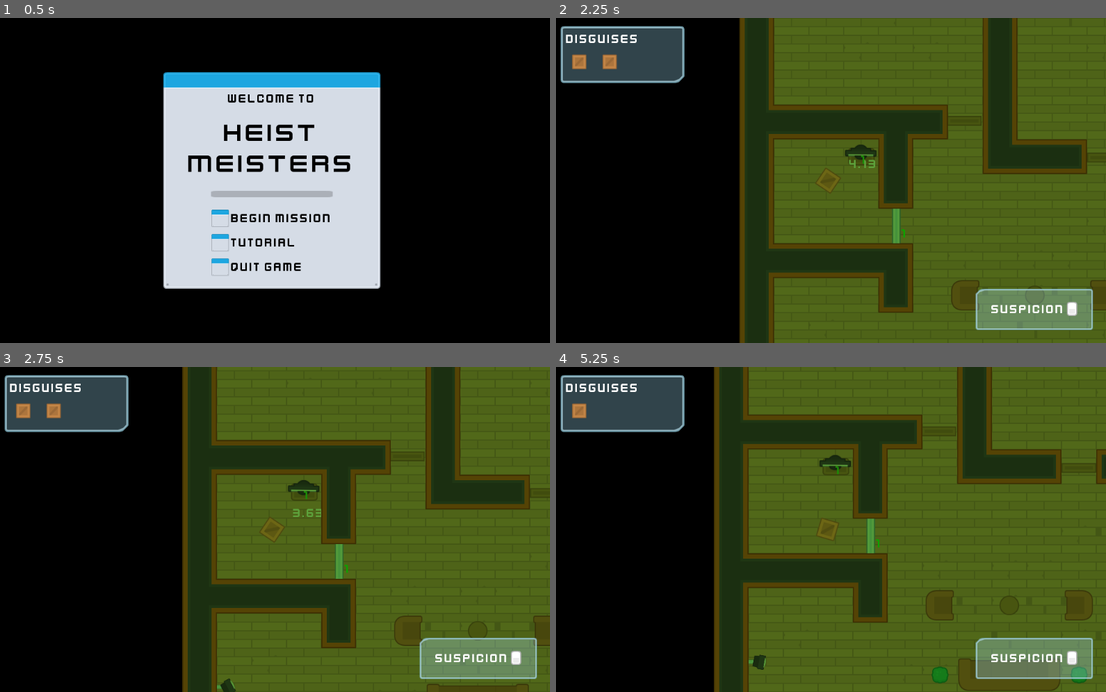
Above: before the commit, frames 1-4 (two rows, left to right).
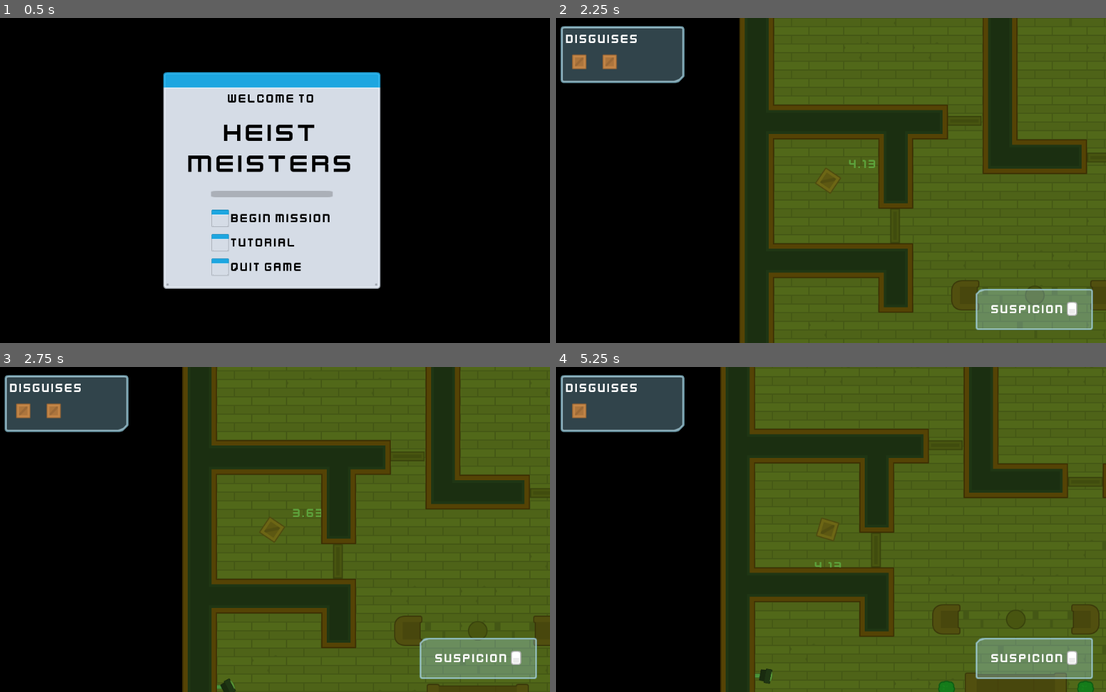
Above: after the commit, the same moments.

Repository: ColinJWright/HeistMeisters
Game: Godot game, scene res://Levels/Lobby.tscn
Two runs of this game, one before a commit and one after it. Both use one fixed random seed, a clock stepped at 60 frames per second and the inputs below.
Inputs (mouse positions are in pixels of both pictures, inside the frame that each line leads up to):
- Up to frame 1 (0.5 s): no input
- Up to frame 2 (2.25 s): click (776, 219) at 0.5 s; tap Enter at 1.25 s; move the mouse to (985, 125) at 1.27 s; hold D (move_right) 1.28-2.03 s; tap E (toggle_disguise) at 1.35 s; click (985, 125) at 1.42 s; move the mouse to (902, 229) at 2.02 s; hold S (move_down) from 2.03 s (still down); tap Space (toggle_vision_mode) at 2.1 s; click (902, 229) at 2.17 s
- Up to frame 3 (2.75 s): keep holding S (move_down)
- Up to frame 4 (5.25 s): move the mouse to (1105, 493) at 2.77 s; release S (move_down) at 2.78 s; hold D (move_right) 2.78-3.53 s; tap E (toggle_disguise) at 2.85, 4.35 s; click (1105, 493) at 2.92 s; move the mouse to (814, 490) at 3.52 s; hold W (move_up) 3.53-4.28 s; tap Space (toggle_vision_mode) at 3.6, 5.1 s; click (814, 490) at 3.67 s; move the mouse to (996, 578) at 4.27 s; hold A (move_left) from 4.28 s (still down); move the mouse to (660, 480) at 5.02 s

Frame 1 is identical in both runs. In frame 2, 0.4% of the frame differs, in the area x 52-64%, y 38-70%; in frame 3, 0.4%; in frame 4, 17%, in the area x 28-100%, y 0-100%.
Error in both runs: Invalid get index '0' (on base: 'PoolVector2Array'). (res://Characters/NPCs/Guard.gd:23)

Commit message:
Moved some of the Doors around, including the Locked Door & Computer

Diff:
--- a/Levels/Level1.tscn
+++ b/Levels/Level1.tscn
@@ -14,7 +14,7 @@
 tile_data = PoolIntArray( -393215, 2, 0, -393214, 2, 2, -393213, 2, 2, -393212, 2, 2, -393211, 2, 2, -393210, 2, 2, -39 …(11750 unchanged characters)…
 
 [node name="Furniture" parent="Navigation2D" index="1"]
-tile_data = PoolIntArray( 20, -1610612727, 0, 23, -1610612727, 0, 131076, 1610612741, 0, 393223, -1610612733, 0, 393225, 4, 0, 393227, -1073741821, 0, 524295, 7, 0, 524296, 0, 0, 524297, 1, 0, 524298, 2, 0, 524299, 7, 0, 524310, -1610612729, 0 )
+tile_data = PoolIntArray( 20, -1610612727, 0, 23, -1610612727, 0, 393223, -1610612733, 0, 393225, 4, 0, 393227, -1073741821, 0, 524295, 7, 0, 524296, 0, 0, 524297, 1, 0, 524298, 2, 0, 524299, 7, 0, 524310, -1610612729, 0 )
 
 [node name="Destination2" type="Position2D" parent="Navigation2D/Destinations" index="0"]
 position = Vector2( 1788.09, -239.125 )
@@ -83,21 +83,28 @@
 position = Vector2( 1954.54, -97.0832 )
 rotation = 1.5708
 
-[node name="Door2" parent="Doors" index="3" instance=ExtResource( 4 )]
+[node name="Door5" parent="Doors" index="3" instance=ExtResource( 4 )]
+position = Vector2( 991.463, 479.916 )
+rotation = 1.5708
+
+[node name="Door6" parent="Doors" index="4" instance=ExtResource( 4 )]
+position = Vector2( 350.463, 287.916 )
+rotation = 1.5708
+
+[node name="Door2" parent="Doors" index="5" instance=ExtResource( 4 )]
 position = Vector2( 478.056, 94.2738 )
 
-[node name="Door8" parent="Doors" index="4" instance=ExtResource( 4 )]
+[node name="Door8" parent="Doors" index="6" instance=ExtResource( 4 )]
 position = Vector2( 1248.6, 287.639 )
 
-[node name="Door9" parent="Doors" index="5" instance=ExtResource( 4 )]
+[node name="Door9" parent="Doors" index="7" instance=ExtResource( 4 )]
 position = Vector2( 1631, 285.957 )
 
 [node name="LockedDoor" parent="LockedDoors" index="0" instance=ExtResource( 5 )]
-position = Vector2( 352.818, 287.882 )
-rotation = 1.5708
+position = Vector2( 2400.36, 412.546 )
 
 [node name="Computer" parent="Computers" index="0" instance=ExtResource( 6 )]
-position = Vector2( 287.42, 152.096 )
+position = Vector2( 2464.56, 460.639 )
 rotation = 1.58288
 lock_group = "1"
 
